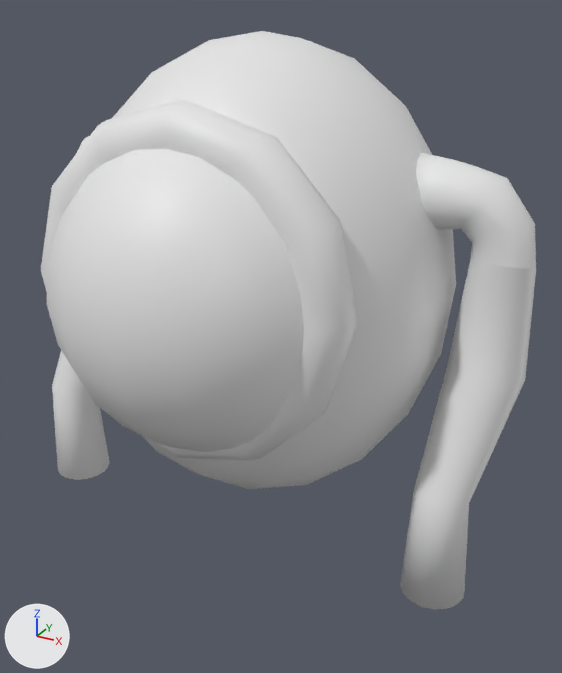
Two versions of the FBX model Assets/Prefabs/enemy_eye.fbx, one commit apart.
Camera for both pictures: a camera (50 mm lens) standing at (1.24, -2.13, 1.96) and looking at (0.11, -0.08, 0.93). The lights are fixed; the arrows at lower left show +X, +Y and +Z. The picture after the commit comes second. Where no turn or scale is listed for an object, it has been applied to the vertices.
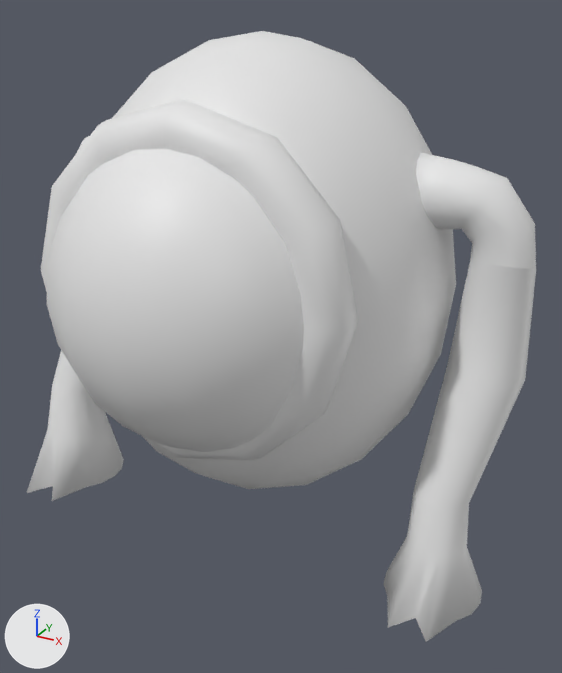
Pixel boxes [x1, y1, x2, y2] of what changed, in the pictures (562 x 673 px):
'Cylinder.003', reshaped (12% wider, 9% taller): before [400, 260, 536, 610]; after [383, 260, 536, 642]
'Cylinder.001', reshaped: before [52, 350, 109, 480]; after [27, 350, 124, 501]
part 1 of me_cylinder_001, built on: before [52, 386, 109, 480]; after [27, 386, 124, 501]
part 2 of me_cylinder_005, built on: before [400, 492, 469, 610]; after [383, 492, 482, 642]

The change in detail:
me_cylinder_005 is used by ob_cylinder_003; location (0.877, 0.0, 0.84); rotation (-3.142, 0.0, 0.0), in degrees (-180, 0, 0); scale (-1.0, -1.0, -1.0).
me_cylinder_005 had 64 vertices, 49 faces and spanned x 0.008..0.255, y -0.31..0.172, z -0.589..0.437.
me_cylinder_005 now has 80 vertices, 65 faces and spans x 0.002..0.308, y -0.439..0.172, z -0.589..0.437.
Part 2, on me_cylinder_005:
16 faces are deleted.
16 vertices move from x 0.055..0.255, y -0.31..-0.11, z -0.589 to x 0.002..0.308, y -0.439..-0.056, z -0.589.
16 vertices are added at x 0.063..0.246, y -0.298..-0.121, z -0.432..-0.403.
32 new faces join them.
me_cylinder_001 is used by ob_cylinder_001; location (-0.868, 0.0, 0.84).
me_cylinder_001 had 64 vertices, 49 faces and spanned x 0.008..0.255, y -0.31..0.172, z -0.589..0.437.
me_cylinder_001 now has 80 vertices, 65 faces and spans x -0.001..0.31, y -0.457..0.172, z -0.589..0.437.
Part 1, on me_cylinder_001:
16 faces are deleted.
16 vertices move from x 0.055..0.255, y -0.31..-0.11, z -0.589 to x -0.001..0.31, y -0.457..-0.054, z -0.589.
16 vertices are added at x 0.036..0.274, y -0.326..-0.093, z -0.432..-0.403.
32 new faces join them.
